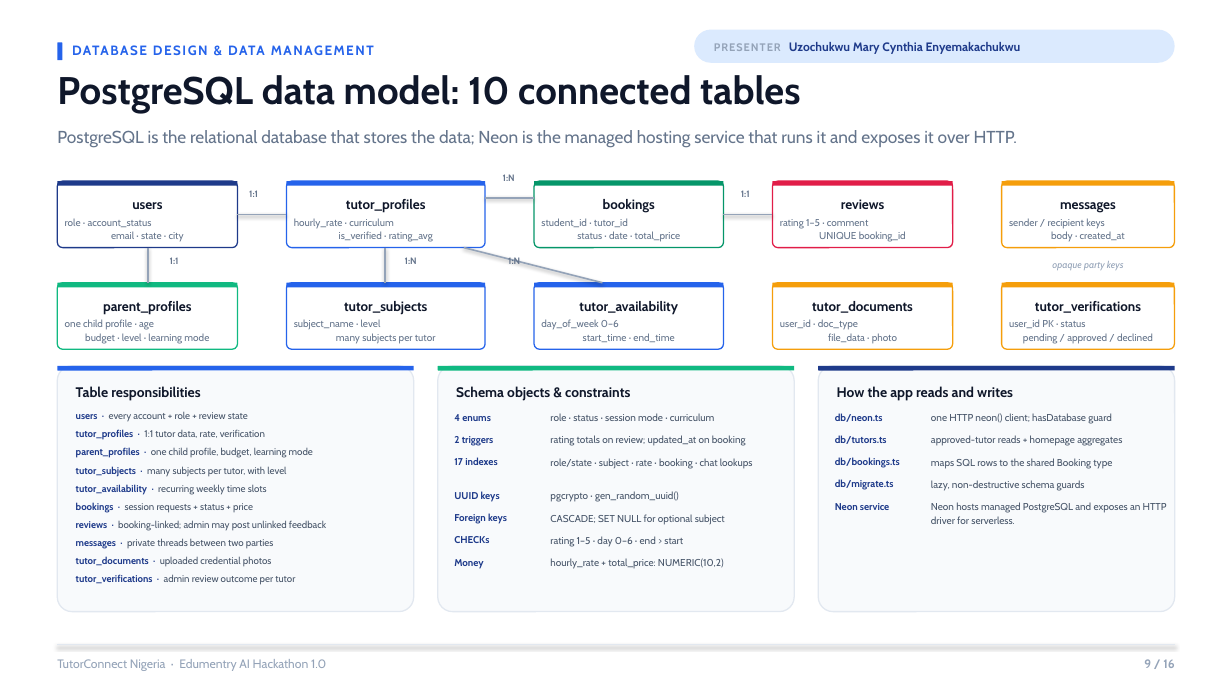
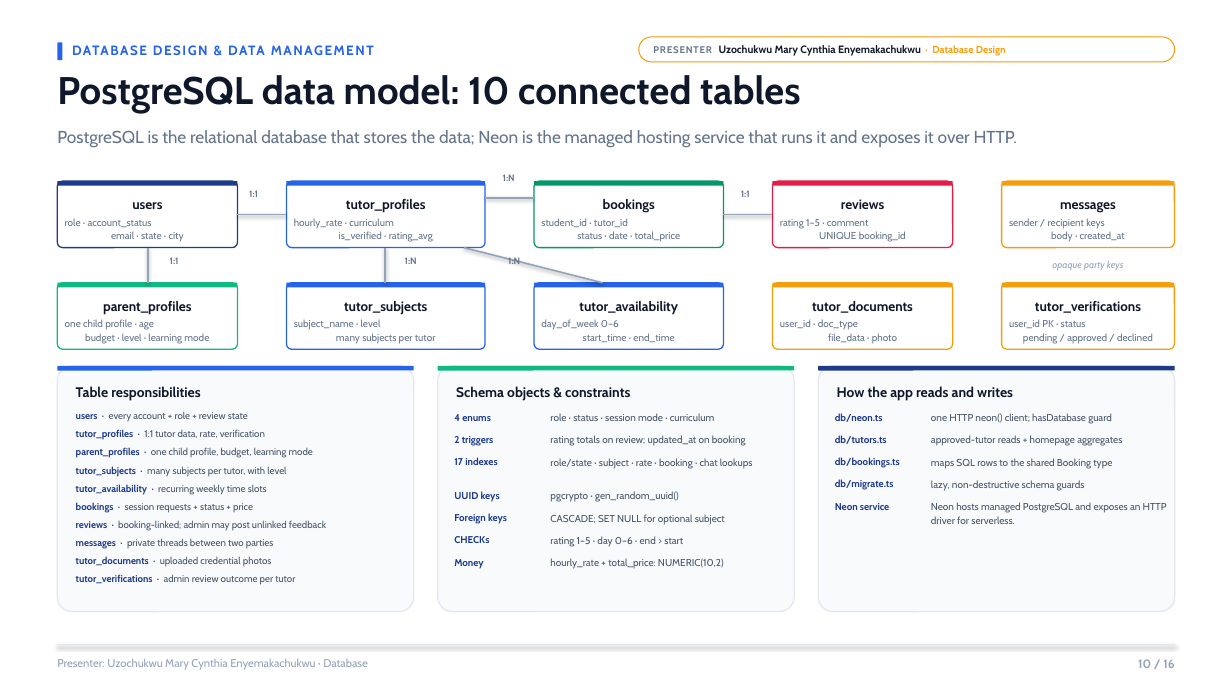
Before and after one commit to zibahofficial/TutorConnectNg, a slide deck: slide 10 of presentation/TutorConnect-Nigeria-Edumentry-AI-Hackathon-1.0.pptx (slide 9 before the commit). Drawn at 1232x693 pixels with LibreOffice and Linux fonts; fonts in the diff are those of the drawing. Boxes give left, top, right and bottom in pixels: in the first picture for what was removed or moved away, otherwise in the second. Text is boxed around its words. In the diff, an @@ line names an element or a change of style, - is before the commit and + after.

```diff
--- a/presentation/TutorConnect-Nigeria-Edumentry-AI-Hackathon-1.0.pptx
+++ b/presentation/TutorConnect-Nigeria-Edumentry-AI-Hackathon-1.0.pptx
@@ rounded rectangle "PRESENTER Uzochukwu Mary Cynthia Enyemakachukwu ...": place and size @@
-rounded rectangle "PRESENTER Uzochukwu Mary Cynthia Enyemakachukwu ..." at [694,30,1175,63]
+rounded rectangle "PRESENTER Uzochukwu Mary Cynthia Enyemakachukwu ..." at [639,37,1175,62]
@@ rounded rectangle "PRESENTER Uzochukwu Mary Cynthia Enyemakachukwu ..." at [639,37,1175,62]: fill #DBEAFE to #FFFFFF; outline none to #F59E0B 0.8 pt @@
@@ text in rounded rectangle at [653,45,1006,56]: text changed; size 9.5 to 8.3 pt; text colour #1E3A8A to #0F172A @@
-PRESENTER Uzochukwu Mary Cynthia Enyemakachukwu
+PRESENTER Uzochukwu Mary Cynthia Enyemakachukwu · Database Design
@@ text at [57,658,368,670]: text changed; size 9.5 to 8.8 pt @@
-TutorConnect Nigeria · Edumentry AI Hackathon 1.0
+Presenter: Uzochukwu Mary Cynthia Enyemakachukwu · Database
@@ text at [1138,659,1174,668]: text changed @@
-9 / 16
+10 / 16
```
Also in this commit, not shown: 12 other slides changed, 2 slides added, 2 slides removed, 3 other files.
